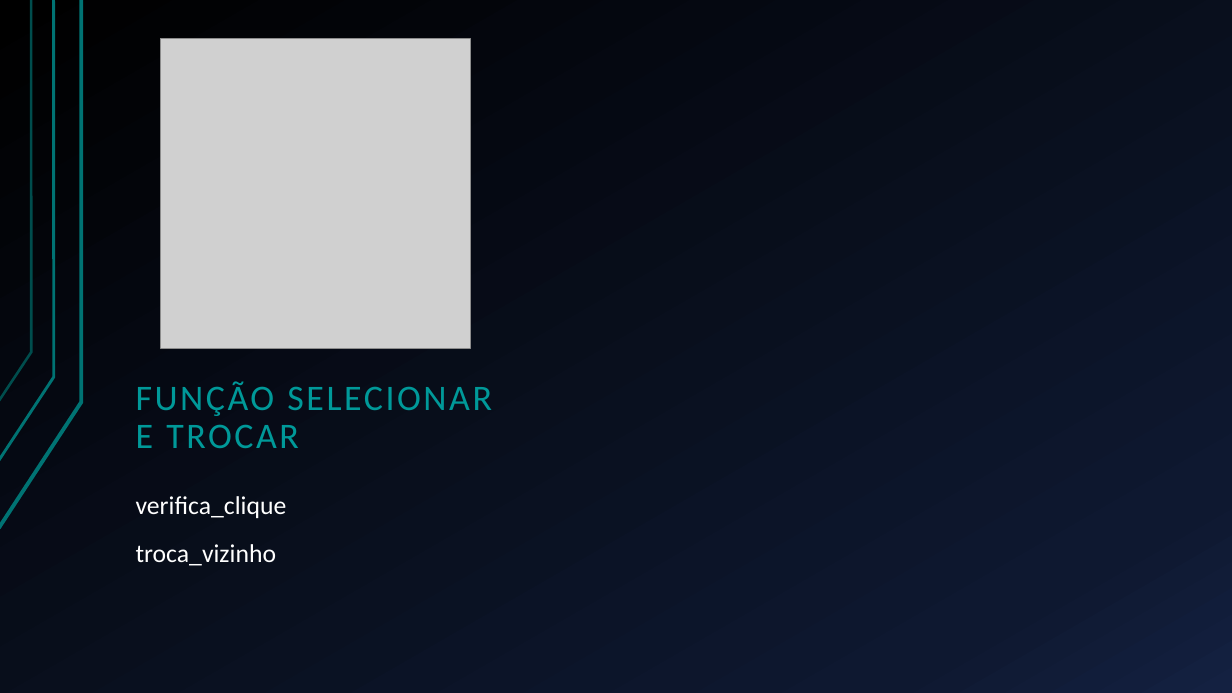
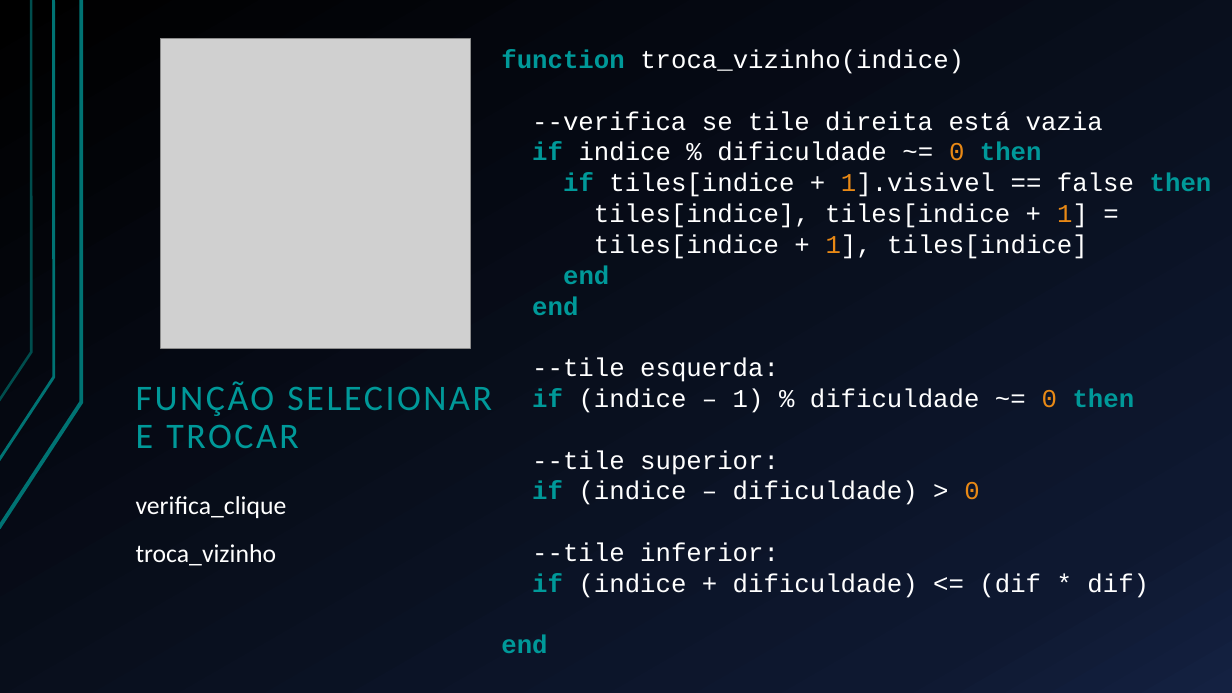
Before and after one commit to Esduard/INF1031-SLIDING_PUZZLE, a slide deck: slide 7 of Apresentação/Deslize.pptx. Drawn at 1232x693 pixels with LibreOffice and Linux fonts; fonts in the diff are those of the drawing; grey boxes stand for pictures. Boxes give left, top, right and bottom in pixels: in the first picture for what was removed or moved away, otherwise in the second. Text is boxed around its words. In the diff, an @@ line names an element or a change of style, - is before the commit and + after.

```diff
--- a/Apresentação/Deslize.pptx
+++ b/Apresentação/Deslize.pptx
@@ text added at (501,49,1212,653), 20 pt, text #FFFFFF @@
+function troca_vizinho(indice)
+--verifica se tile direita está vazia
+if indice % dificuldade ~= 0 then
+if tiles[indice + 1].visivel == false then
+tiles[indice], tiles[indice + 1] =
+tiles[indice + 1], tiles[indice]
+end
+end
+--tile esquerda:
+if (indice – 1) % dificuldade ~= 0 then
+--tile superior:
+if (indice – dificuldade) > 0
+--tile inferior:
+if (indice + dificuldade) <= (dif * dif)
+end
```
Also in this commit, not shown: 2 other slides changed, 1 other file.
